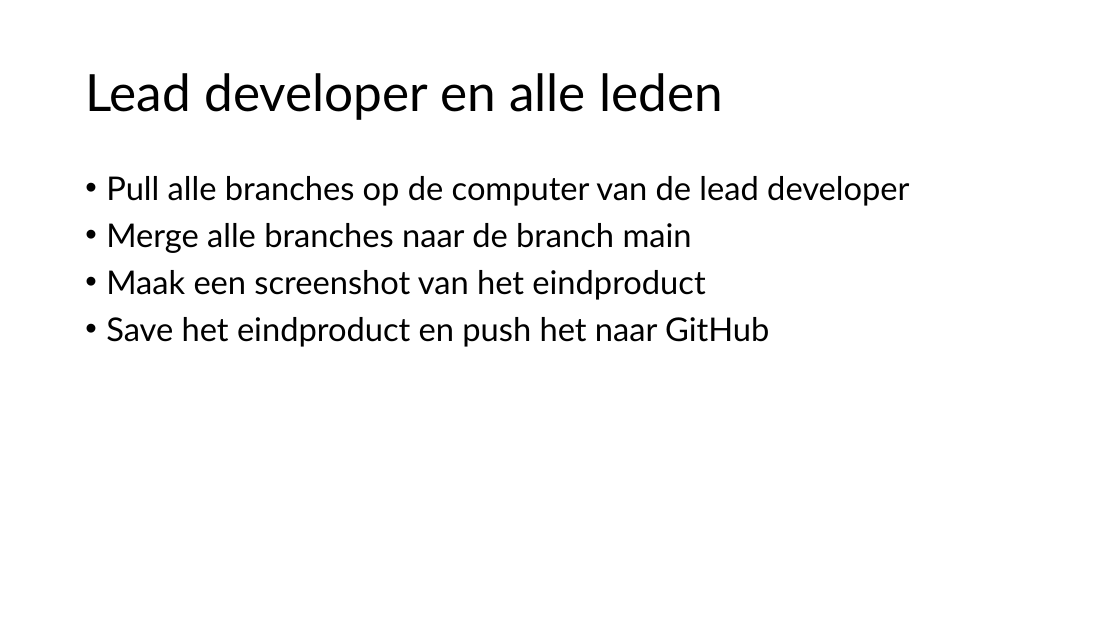
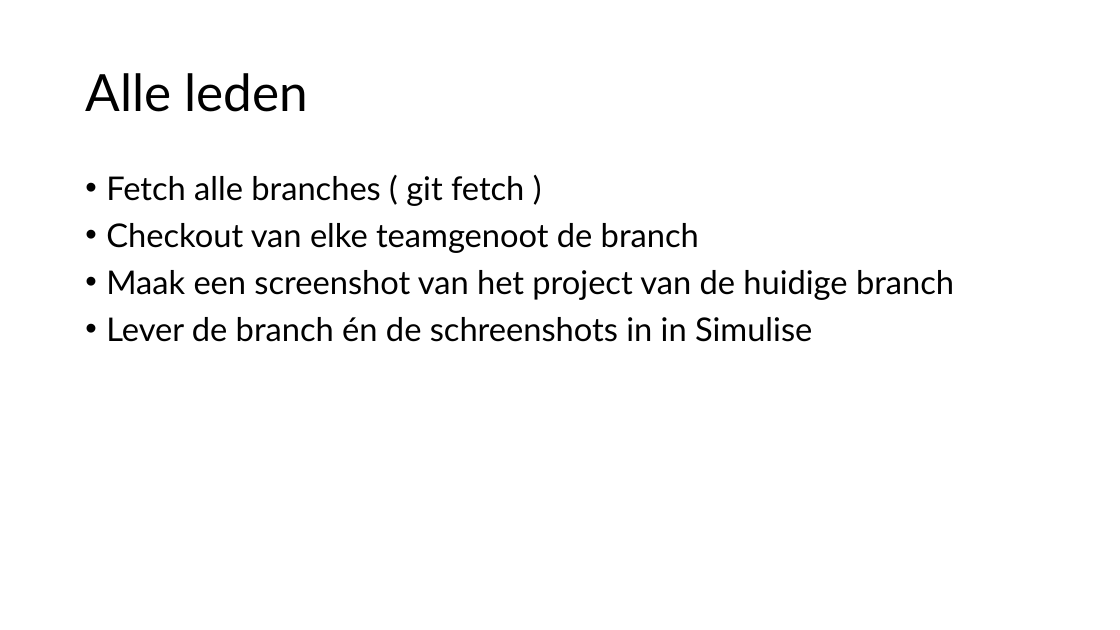
Before and after one commit to djsjollema/lessen-gamedevelopment, a slide deck: slide 15 of M2/Skill/3-Git and Unity/3-Git en Unity.pptx. Drawn at 1120x630 pixels with LibreOffice and Linux fonts; fonts in the diff are those of the drawing. Boxes give left, top, right and bottom in pixels: in the first picture for what was removed or moved away, otherwise in the second. Text is boxed around its words. In the diff, an @@ line names an element or a change of style, - is before the commit and + after.

```diff
--- a/M2/Skill/3-Git and Unity/3-Git en Unity.pptx
+++ b/M2/Skill/3-Git and Unity/3-Git en Unity.pptx
@@ title at (85,73,308,112): text changed @@
-Lead developer en alle leden
+Alle leden
@@ text at (106,176,954,342): text changed @@
-• Pull alle branches op de computer van de lead developer
-• Merge alle branches naar de branch main
-• Maak een screenshot van het eindproduct
-• Save het eindproduct en push het naar GitHub
+• Fetch alle branches ( git fetch )
+• Checkout van elke teamgenoot de branch
+• Maak een screenshot van het project van de huidige branch
+• Lever de branch én de schreenshots in in Simulise
```
Also in this commit, not shown: 3 other slides changed, 47 other files.
